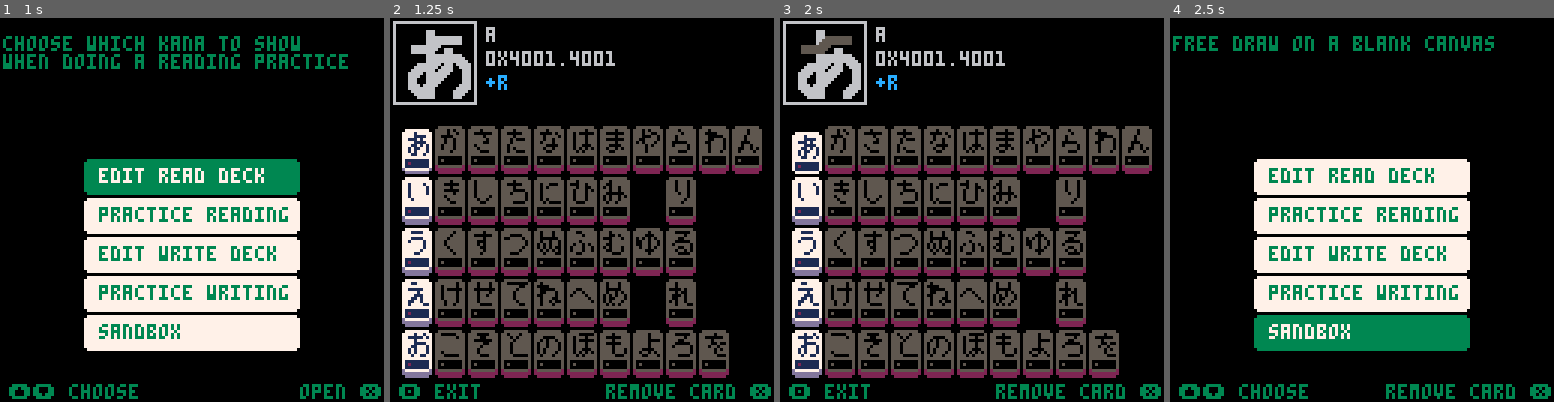
Above: before the commit, frames 1-4 (left to right).
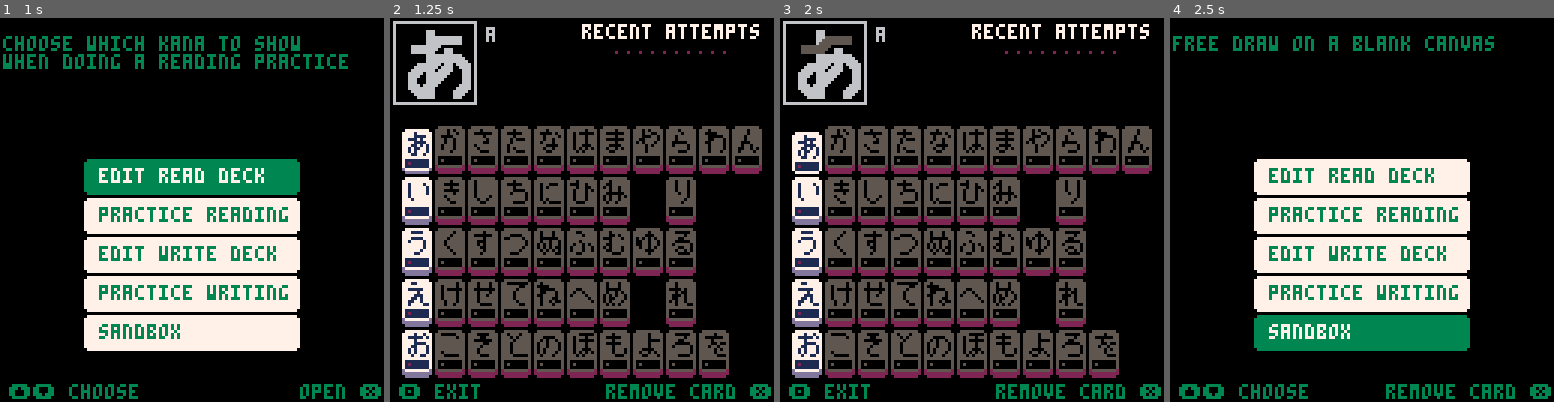
Above: after the commit, the same moments.

Repository: SestrenExsis/KanaPractice
Game: PICO-8 cartridge hiragana.p8
Same seed, same stepped clock (60 frames per second), same inputs: the game is played once before the commit and once after it.
Inputs (mouse positions are in pixels of both pictures, inside the frame that each line leads up to):
- Up to frame 1 (1 s): tap X (X key) at 0.33 s; click (280, 121) at 0.67 s; tap O (Z key) at 0.7 s
- Up to frame 2 (1.25 s): tap X (X key) at 1.07 s; click (436, 267) at 1.22 s
- Up to frame 3 (2 s): hold Right from 1.6 s (still down); tap O (Z key) at 1.7 s; click (887, 114) at 1.77 s; tap X (X key) at 1.85 s
- Up to frame 4 (2.5 s): release Right at 2.1 s; tap O (Z key) at 2.1 s; hold Up 2.15-2.42 s; click (1342, 259) at 2.32 s; hold Right from 2.47 s (still down)

Frame 1 is identical in both runs. In frame 2, 1.6% of the frame differs, in the area x 25-97%, y 1-19%; in frame 3, 1.6%; in frame 4, nothing differs.

Commit message:
Use Xs and Os to show history

Diff:
--- a/hiragana.p8
+++ b/hiragana.p8
@@ -787,6 +787,37 @@
 	end
 end
 
+function drawhistory(
+	k, -- kana    : table
+	m  -- mode    : str
+	)
+	print("recent attempts",64,2,7)
+	if k!="" then
+		local wt=0
+		local hs=nil
+		if m=="r" then
+			hs=k.reads
+			--wt=sum(k.reads)
+		else
+			hs=k.writes
+			--wt=sum(k.writes)
+		end
+		for i=1,10 do
+			local lft=70+4*i
+			if #hs>=i then
+				if hs[i]==1 then
+					rect(lft,10,lft+2,12,3)
+				else
+					line(lft,10,lft+2,12,8)
+					line(lft+2,10,lft,12,8)
+				end
+			else
+				pset(lft+1,11,2)
+			end
+		end
+	end
+end
+
 -- study read deck screen
 
 function initreaddeck()
@@ -902,16 +933,17 @@
 		lft=rgt+4
 		top=top+2
 		print(_sk.name,lft,top,6)
-		local m=dget(_sk.index)
-		print(tostr(m,true),lft,top+8,6)
-		local mt=demem(m)
-		local act="-"
-		if (mt.r) act="+"
-		print(act.."r",lft,top+16,12)
-		for i=1,#mt.rh do
-			print(mt.rh[i],lft+4+4*i,top+16,6)
-		end
-	end
+		--local m=dget(_sk.index)
+		--print(tostr(m,true),lft,top+8,6)
+		--local mt=demem(m)
+		--local act="-"
+		--if (mt.r) act="+"
+		--print(act.."r",lft,top+16,12)
+		--for i=1,#mt.rh do
+		--	print(mt.rh[i],lft+4+4*i,top+16,6)
+		--end
+	end
+	drawhistory(_sk,"r")
 	drawmsgs()
 end
 
@@ -1009,16 +1041,17 @@
 		lft=rgt+4
 		top=top+2
 		print(_sk.name,lft,top,6)
-		local m=dget(_sk.index)
-		print(tostr(m,true),lft,top+8,6)
-		local mt=demem(m)
-		local act="-"
-		if (mt.w) act="+"
-		print(act.."w",lft,top+16,12)
-		for i=1,#mt.wh do
-			print(mt.wh[i],lft+4+4*i,top+16,6)
-		end
-	end
+		--local m=dget(_sk.index)
+		--print(tostr(m,true),lft,top+8,6)
+		--local mt=demem(m)
+		--local act="-"
+		--if (mt.w) act="+"
+		--print(act.."w",lft,top+16,12)
+		--for i=1,#mt.wh do
+		--	print(mt.wh[i],lft+4+4*i,top+16,6)
+		--end
+	end
+	drawhistory(_sk,"w")
 	drawmsgs()
 end
 -->8
